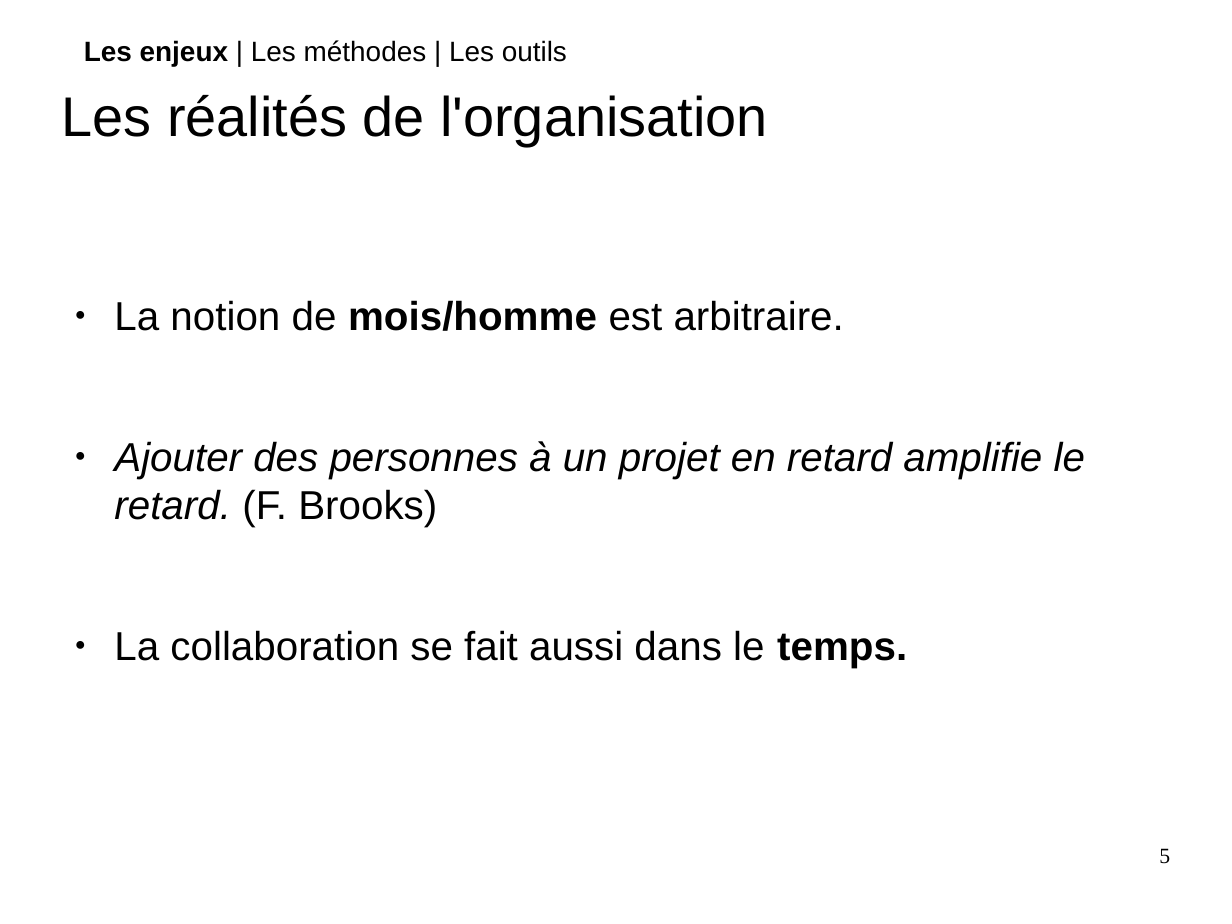
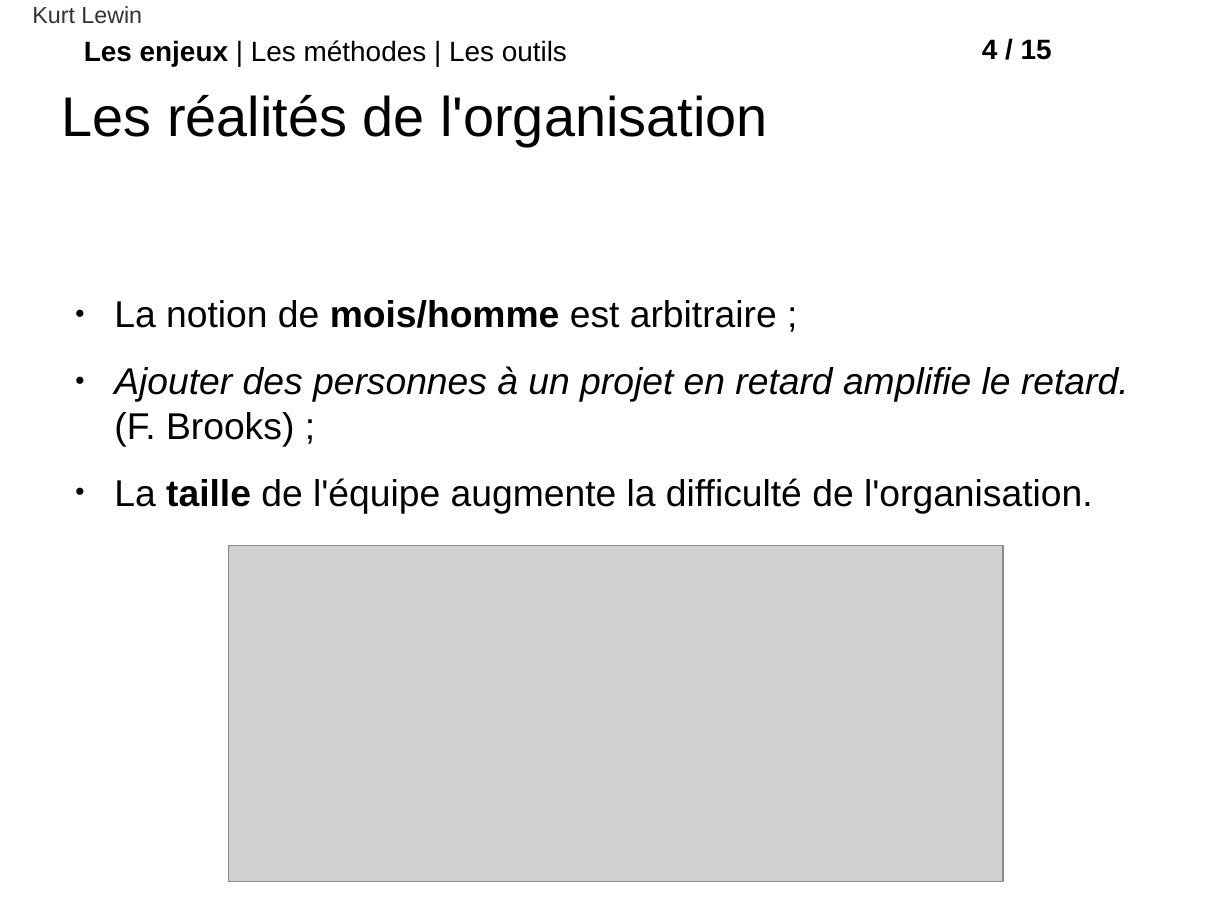
Before and after one commit to roipoussiere/organisation-collaborative-du-travail, a slide deck: slide 5 of organisation_collaborative_du_travail.odp. Drawn at 1232x924 pixels with LibreOffice and Linux fonts; fonts in the diff are those of the drawing; grey boxes stand for pictures; background and template pictures are left out. Boxes give left, top, right and bottom in pixels: in the first picture for what was removed or moved away, otherwise in the second. Text is boxed around its words. In the diff, an @@ line names an element or a change of style, - is before the commit and + after.

```diff
--- a/organisation_collaborative_du_travail.odp
+++ b/organisation_collaborative_du_travail.odp
@@ text added at (32,6,142,23), 15 pt, text #333333 @@
+Kurt Lewin
@@ text added at (982,39,1052,60), 18 pt, text #000000, bold @@
+4 / 15
@@ text at (114,300,1129,513): text changed; size 26 to 24.1 pt @@
-● La notion de mois/homme est arbitraire.
-● Ajouter des personnes à un projet en retard amplifie le retard. (F. Brooks)
-● La collaboration se fait aussi dans le temps.
+● La notion de mois/homme est arbitraire ;
+● Ajouter des personnes à un projet en retard amplifie le retard. (F. Brooks) ;
+● La taille de l'équipe augmente la difficulté de l'organisation.
@@ picture added at (229,546,1004,881) @@
@@ page number removed at (1159,848,1170,864) @@
-5
```
Also in this commit, not shown: 14 other slides changed, 1 slide added, 3 slides removed, 4 other files.
